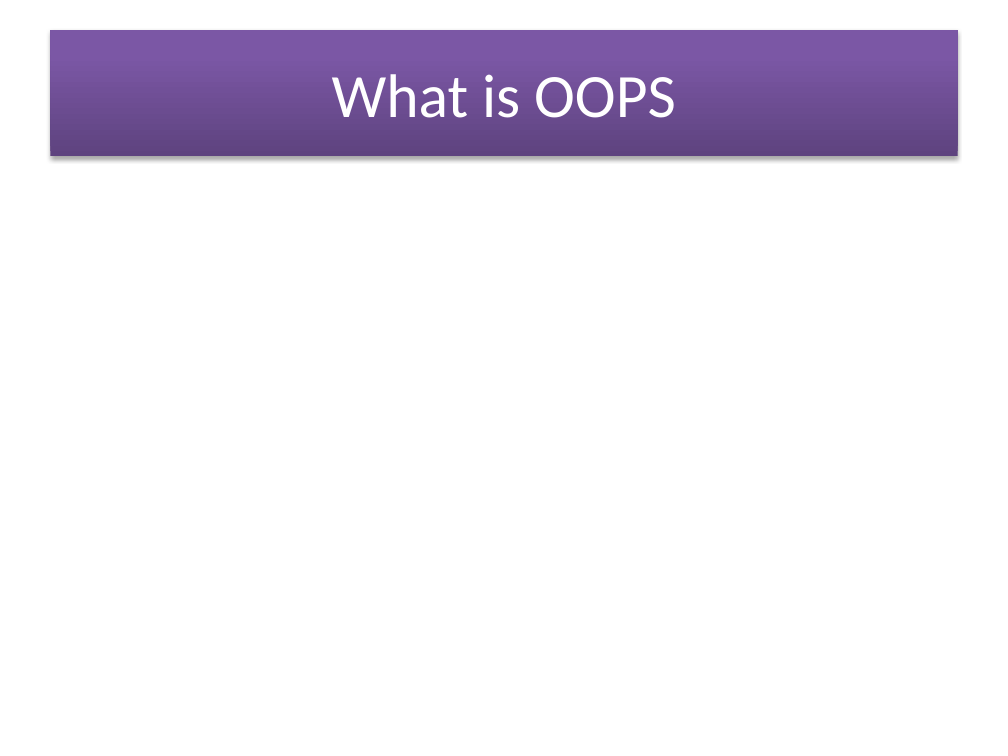
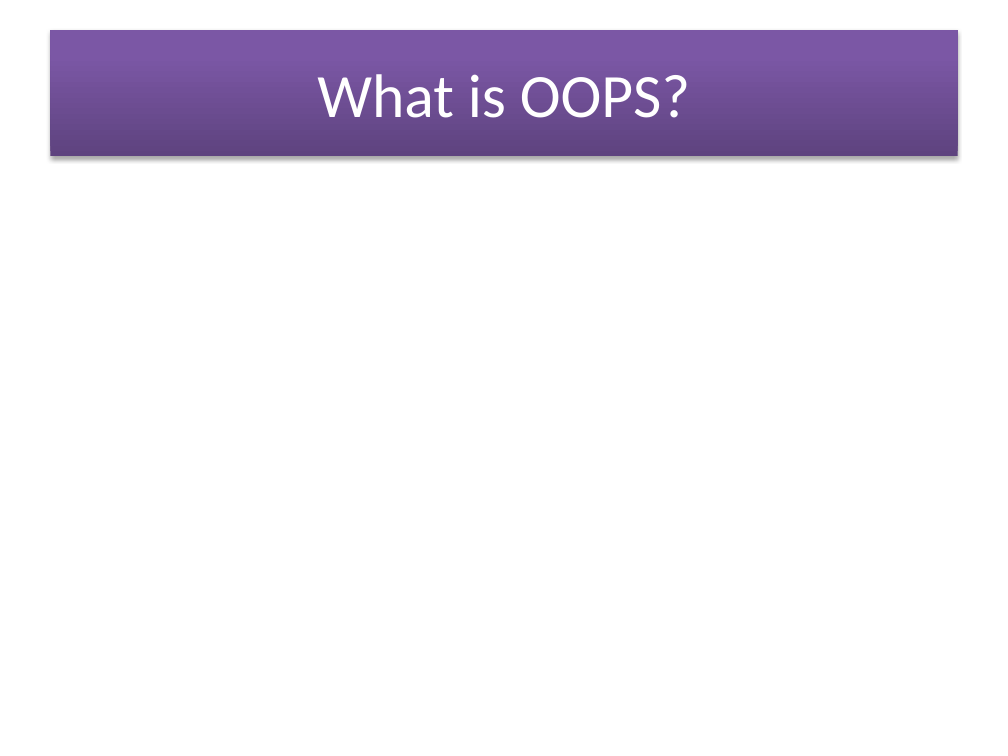
Before and after one commit to soyebparvez/DesignPatternData, a slide deck: slide 1 of Design Principle.pptx. Drawn at 1008x756 pixels with LibreOffice and Linux fonts; fonts in the diff are those of the drawing. Boxes give left, top, right and bottom in pixels: in the first picture for what was removed or moved away, otherwise in the second. Text is boxed around its words. In the diff, an @@ line names an element or a change of style, - is before the commit and + after.

```diff
--- a/Design Principle.pptx
+++ b/Design Principle.pptx
@@ title at (317, 74, 690, 118): text changed @@
-What is OOPS
+What is OOPS?
```
Also in this commit, not shown: 17 other slides changed.
